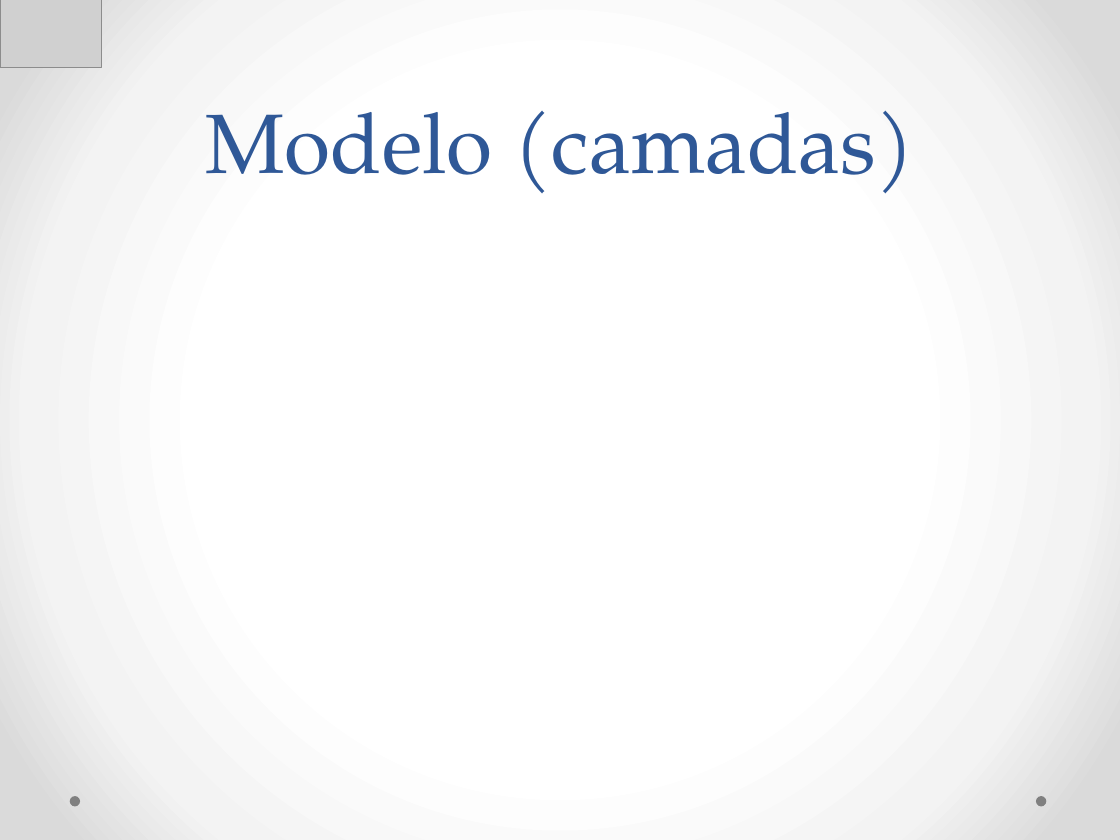
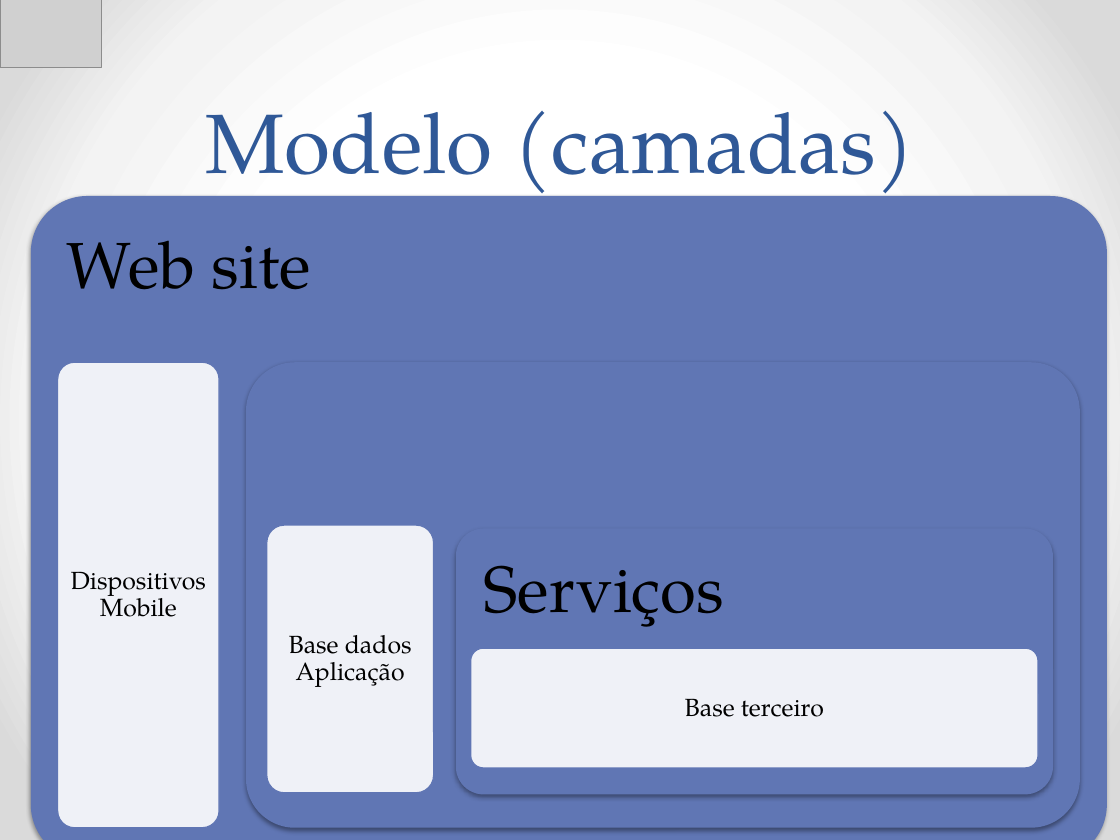
Before and after one commit to Neimarmg/TCC, a slide deck: slide 17 of Ppt.pptx. Drawn at 1120x840 pixels with LibreOffice and Linux fonts; fonts in the diff are those of the drawing; grey boxes stand for pictures. Boxes give left, top, right and bottom in pixels: in the first picture for what was removed or moved away, otherwise in the second. Text is boxed around its words. In the diff, an @@ line names an element or a change of style, - is before the commit and + after.

Commit message:
Ppt camadas

```diff
--- a/Ppt.pptx
+++ b/Ppt.pptx
@@ group added at <box>31,196,1108,840</box>: 6 rounded rectangles, 5 texts @@
+Web site
+Dispositivos Mobile
+Base dados Aplicação
+Serviços
+Base terceiro
@@ ellipse removed at <box>69,796,80,806</box> @@
@@ ellipse removed at <box>1036,796,1046,806</box> @@
```
Also in this commit, not shown: 1 other slide changed.
